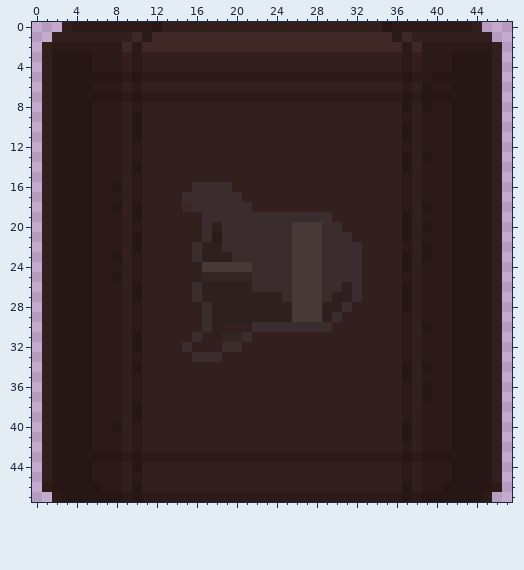
Two states of a pixel-art sprite, files/biome_impl/pillars/purgatory_omega_nuke.png. The picture above is the old version.
The file is 48x48 pixels. Colours within 5 levels of each other are drawn and written as one.
After:
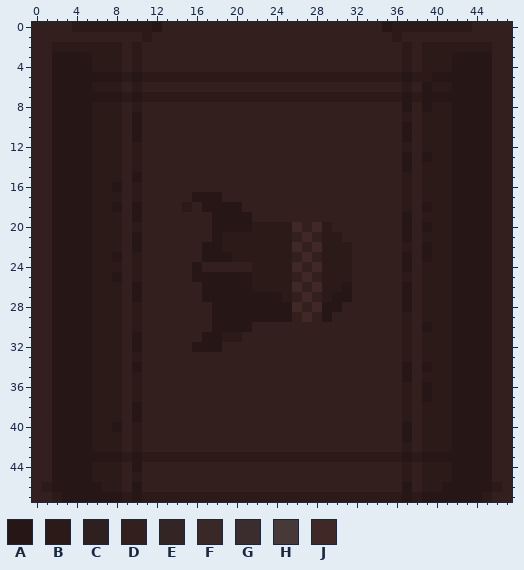
Palette (. is transparent): A #261615  B #2c1a19  C #2d201f  D #331f1e  E #332524  F #3a2827  G #3b2d2d  H #463938  J #402826
The edit:
Colour A replaces colour B in row 15 at x 10; in row 21 at x 18.
Colour A replaces colour C in row 20 at x 18; in row 22 at x 17 to 18; in row 23 at x 17 to 19; in row 26 at x 17 to 21 and 31; in row 27 at x 17 to 24 and 30 to 31; in row 28 at x 18 to 25 and 29 to 30.
Colour A replaces colour C in row 29 at x 18 to 25 and 29; in row 30 at x 18.
Colour A replaces colour D in rows 24 to 25 at x 16; in row 30 at x 19 to 21; in row 31 at x 17 to 18; in row 32 at x 16 to 18.
Colour A replaces colour E in row 25 at x 17 to 21.
Colour A replaces colour G in row 17 at x 16 to 18; in row 18 at x 17 to 20; in row 19 at x 18 to 21; in row 20 at x 19 to 21.
Colour B replaces colour A in row 14 at x 10.
Colour B replaces colour E in row 31 at x 19 to 20.
Colour B replaces colour F in row 18 at x 15.
Colour B replaces colour G in row 20 at x 22 to 25 and 29; in row 21 at x 19 to 25 and 29 to 30; in row 22 at x 19 to 25 and 29 to 31; in row 23 at x 20 to 25 and 29 to 31; in rows 24 to 25 at x 22 to 25 and 29 to 31; in row 26 at x 22 to 25 and 29 to 30.
Colour B replaces colour G in row 27 at x 25 and 29.
Colour D is added in row 0 at x 0 to 2 and 45 to 47; in row 1 at x 0 to 1 and 46 to 47; in rows 2 to 46 at x 0 and 47; in row 47 at x 0 to 1 and 46 to 47.
Colour D replaces colour G in row 16 at x 16 to 19; in row 17 at x 15 and 19 to 20; in row 18 at x 16 and 21; in row 19 at x 17 and 22 to 29; in row 20 at x 17 and 30; in row 21 at x 17 and 31.
Colour D replaces colour G in rows 22 to 23 at x 16 and 32; in rows 24 to 25 at x 32; in rows 26 to 27 at x 16 and 32; in row 28 at x 17 and 31; in row 29 at x 17 and 30; in row 30 at x 17 and 22 to 29.
Colour D replaces colour G in row 31 at x 16 and 21; in row 32 at x 15 and 19 to 20; in row 33 at x 16 to 18.
Colour D replaces colour H in row 20 at x 27; in row 21 at x 26 and 28; in row 22 at x 27; in row 23 at x 26 and 28; in row 24 at x 17 to 21 and 27; in row 25 at x 26 and 28.
Colour D replaces colour H in row 26 at x 27; in row 27 at x 26 and 28; in row 28 at x 27; in row 29 at x 26 and 28.
Colour D replaces colour J in row 1 at x 10, 12 to 35 and 37; in row 2 at x 9, 11 to 36 and 38.
Colour J replaces colour H in row 20 at x 26 and 28; in row 21 at x 27; in row 22 at x 26 and 28; in row 23 at x 27; in row 24 at x 26 and 28; in row 25 at x 27.
Colour J replaces colour H in row 26 at x 26 and 28; in row 27 at x 27; in row 28 at x 26 and 28; in row 29 at x 27.
Pixel boxes of the changes (left, top, right, bottom) in both pictures:
added: (32, 22, 62, 502)
added: (482, 22, 512, 502)
changed: (122, 32, 422, 52)
changed: (132, 162, 142, 182)
changed: (182, 182, 362, 362)
